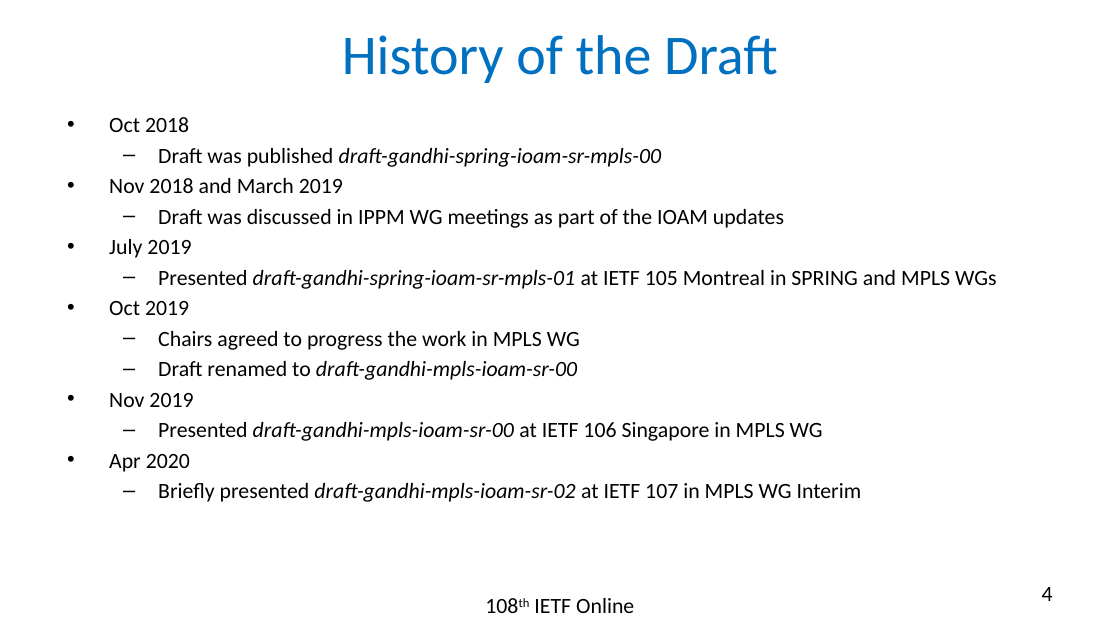
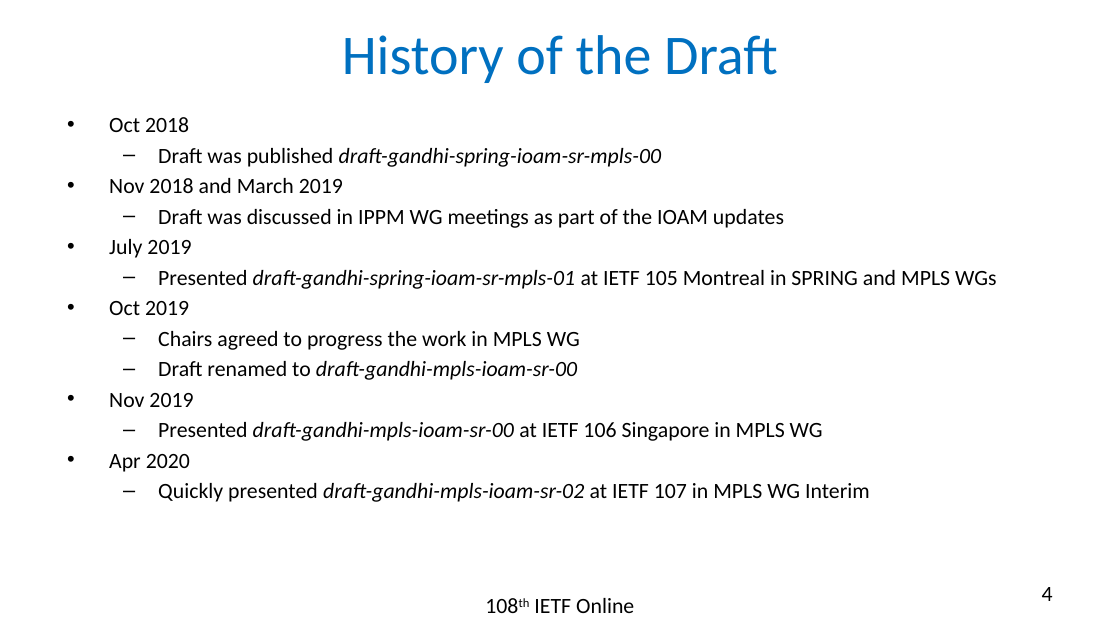
Before and after one commit to rakgandhi/ietf-slides, a slide deck: slide 4 of draft-gandhi-mpls-ioam-sr-02.pptx. Drawn at 1120x630 pixels with LibreOffice and Linux fonts; fonts in the diff are those of the drawing. Boxes give left, top, right and bottom in pixels: in the first picture for what was removed or moved away, otherwise in the second. Text is boxed around its words. In the diff, an @@ line names an element or a change of style, - is before the commit and + after.

```diff
--- a/draft-gandhi-mpls-ioam-sr-02.pptx
+++ b/draft-gandhi-mpls-ioam-sr-02.pptx
@@ text at <box>158,483,870,502</box>: text changed @@
-  – Briefly presented draft-gandhi-mpls-ioam-sr-02 at IETF 107 in MPLS WG Interim
+  – Quickly presented draft-gandhi-mpls-ioam-sr-02 at IETF 107 in MPLS WG Interim
```
Also in this commit, not shown: 1 other slide changed, 2 slides removed, 1 other file.
